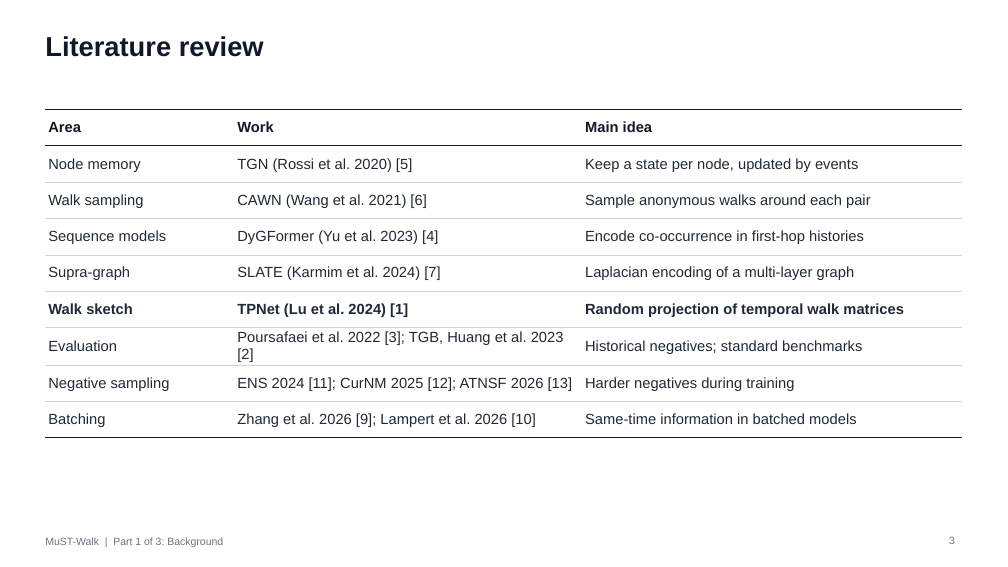
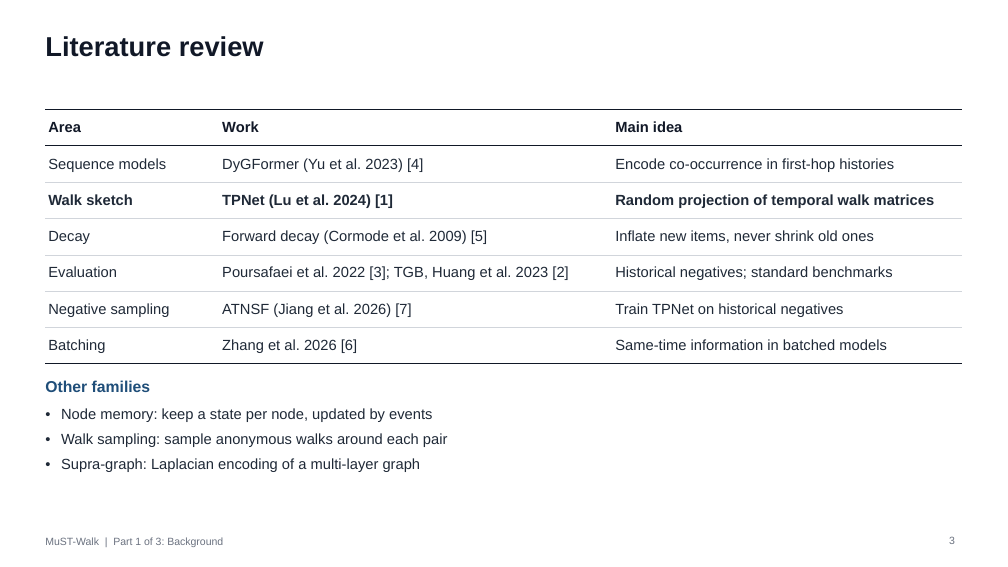
Before and after one commit to MDP2004/MuST-Walk, a slide deck: slide 3 of docs/MuST-Walk_Research_Presentation.pptx. Drawn at 1008x567 pixels with LibreOffice and Linux fonts; fonts in the diff are those of the drawing. Boxes give left, top, right and bottom in pixels: in the first picture for what was removed or moved away, otherwise in the second. Text is boxed around its words. In the diff, an @@ line names an element or a change of style, - is before the commit and + after.

Commit message:
Keep only the seven most relevant references in the slides
The research paper keeps its full list of 17.

```diff
--- a/docs/MuST-Walk_Research_Presentation.pptx
+++ b/docs/MuST-Walk_Research_Presentation.pptx
@@ table at (45,110,963,357) @@
-row 2: Node memory | TGN (Rossi et al. 2020) [5] | Keep a state per node, updated by events
-row 3: Walk sampling | CAWN (Wang et al. 2021) [6] | Sample anonymous walks around each pair
-row 5: Supra-graph | SLATE (Karmim et al. 2024) [7] | Laplacian encoding of a multi-layer graph
+row 4: Decay | Forward decay (Cormode et al. 2009) [5] | Inflate new items, never shrink old ones
-row 6, column 2: ENS 2024 [11]; CurNM 2025 [12]; ATNSF 2026 [13]
+row 6, column 2: ATNSF (Jiang et al. 2026) [7]
-row 6, column 3: Harder negatives during training
+row 6, column 3: Train TPNet on historical negatives
-row 7, column 2: Zhang et al. 2026 [9]; Lampert et al. 2026 [10]
+row 7, column 2: Zhang et al. 2026 [6]
@@ text added at (45,380,151,392), 15 pt, text #1F4E79, bold @@
+Other families
@@ text added at (61,408,448,472), 14 pt, text #1F2937 @@
+• Node memory: keep a state per node, updated by events
+• Walk sampling: sample anonymous walks around each pair
+• Supra-graph: Laplacian encoding of a multi-layer graph
```
Also in this commit, not shown: 8 other slides changed.
